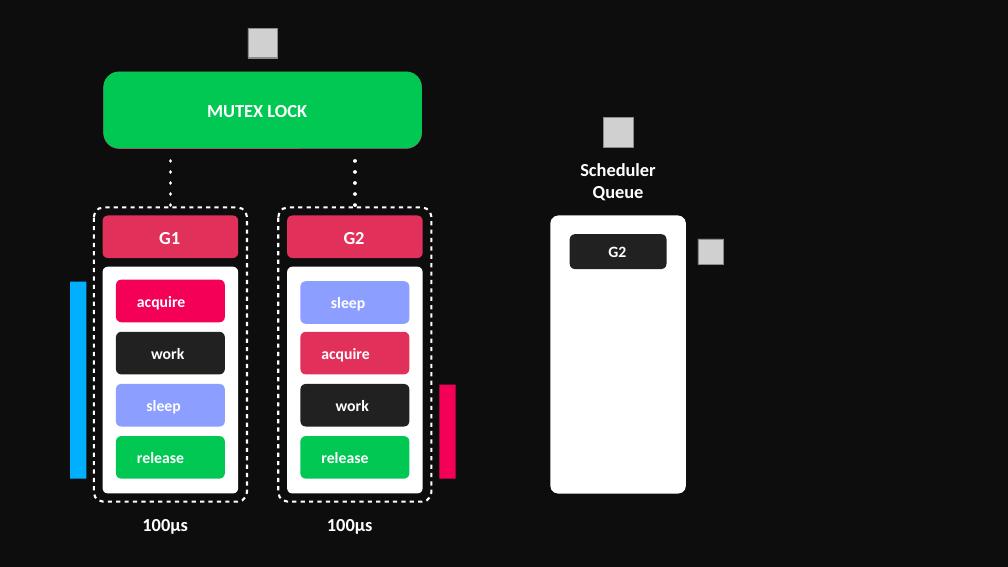
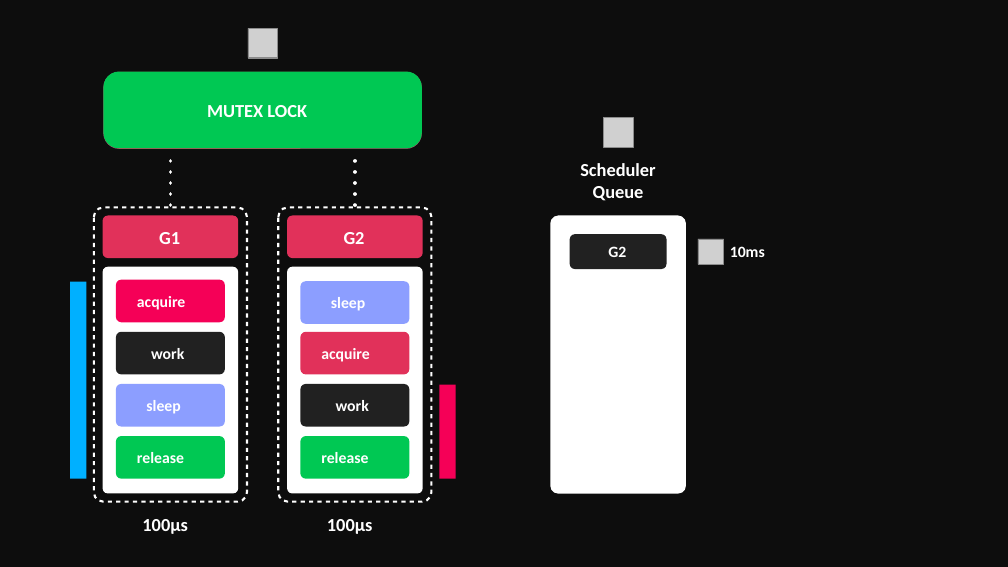
Before and after one commit to golang-basics/concurrency, a slide deck: slide 36 of presentations/7_mutexes/Mutexes.pptx (slide 25 before the commit). Drawn at 1008x567 pixels with LibreOffice and Linux fonts; fonts in the diff are those of the drawing; grey boxes stand for pictures. Boxes give left, top, right and bottom in pixels: in the first picture for what was removed or moved away, otherwise in the second. Text is boxed around its words. In the diff, an @@ line names an element or a change of style, - is before the commit and + after.

```diff
--- a/presentations/7_mutexes/Mutexes.pptx
+++ b/presentations/7_mutexes/Mutexes.pptx
@@ text added at <box>730,246,765,257</box>, 30 pt, text #FFFFFF, bold @@
+10ms
```
Also in this commit, not shown: 9 other slides changed, 41 slides added, 1 other file.
